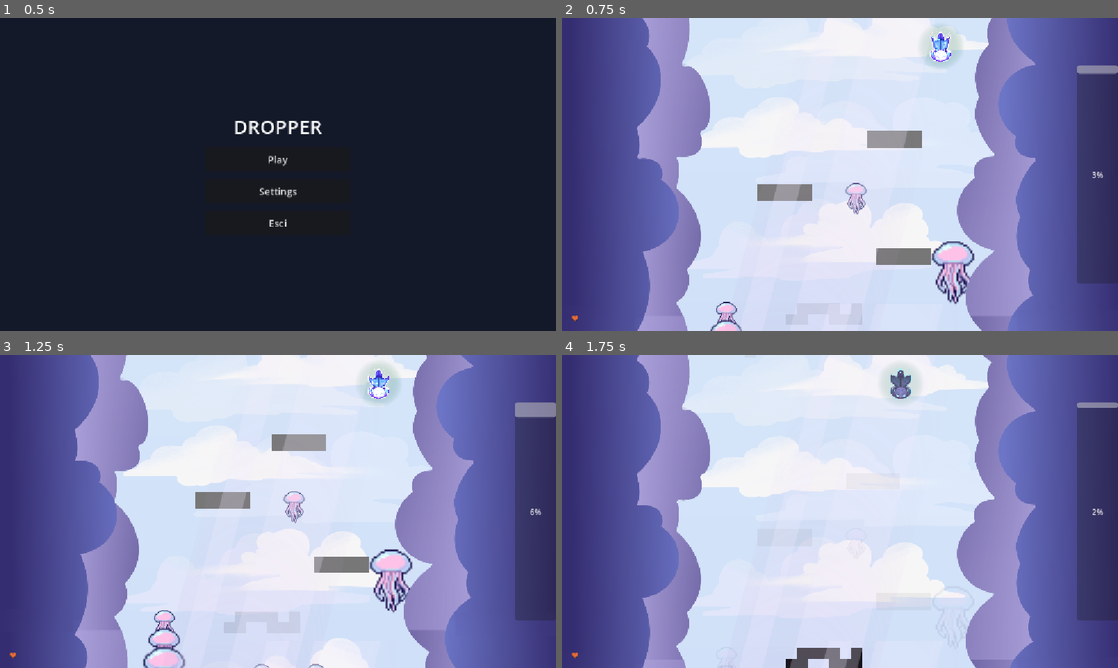
Above: before the commit, frames 1-4 (two rows, left to right).
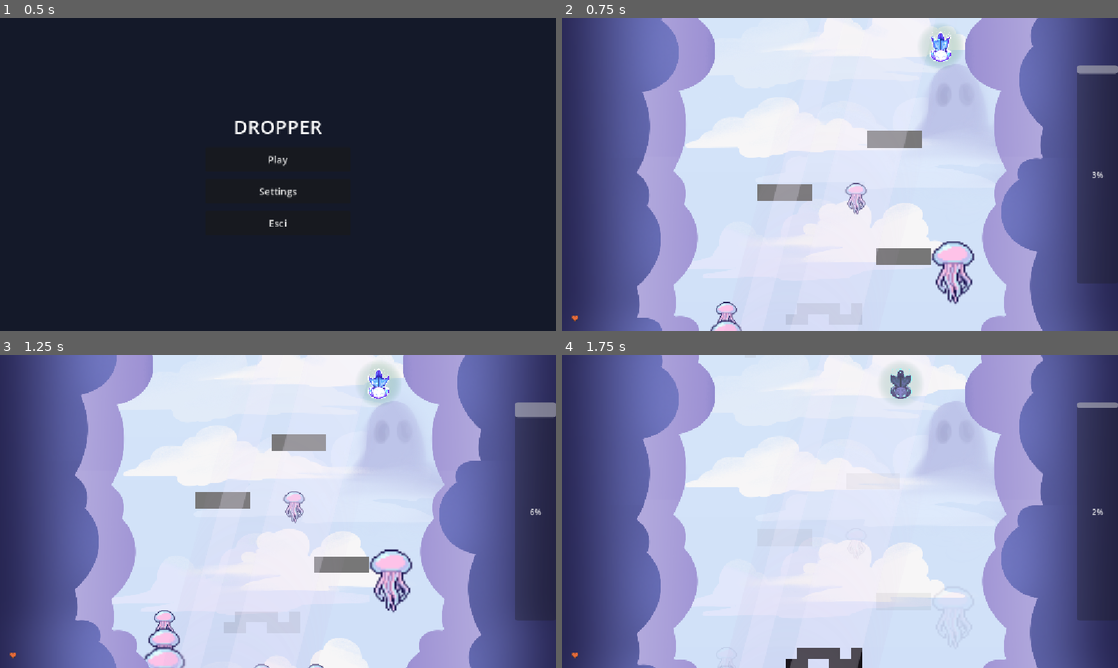
Above: after the commit, the same moments.

Repository: crissoll/Fail-Safe-Game-Jam
Game: Godot game, scene res://scenes/home_menu.tscn
Two runs of this game, one before a commit and one after it. Both use one fixed random seed, a clock stepped at 60 frames per second and the inputs below.
Inputs:
- Up to frame 1 (0.5 s): no input
- Up to frame 2 (0.75 s): click "Play" at 0.5 s
- Up to frame 3 (1.25 s): no input
- Up to frame 4 (1.75 s): tap Enter (reset_level) at 1.25 s; hold D (right) from 1.28 s (still down); tap Space (switch_dimension) at 1.35 s

Frame 1 is identical in both runs. In frame 2, 18% of the frame differs, in the area x 0-100%, y 0-100%; in frame 3, 18%; in frame 4, 19%.

Commit message:
Added monster, fixed wall seams

Diff:
--- a/first-prototype----dropper-/scenes/background.tscn
+++ b/first-prototype----dropper-/scenes/background.tscn
@@ -1,10 +1,11 @@
 [gd_scene format=3 uid="uid://cvf36xsuide6q"]
 
 [ext_resource type="Texture2D" uid="uid://khkgk0x540ty" path="res://assets/CloudsBack.png" id="1_wisxt"]
+[ext_resource type="Texture2D" uid="uid://ckyj8t7u7lxc5" path="res://assets/monster.png" id="2_1tmhi"]
 [ext_resource type="Texture2D" uid="uid://dplbkke0neg0l" path="res://assets/CloudsFront.png" id="2_wax1t"]
-[ext_resource type="Texture2D" uid="uid://uoob500h80mv" path="res://assets/WallsBack.png" id="3_1tmhi"]
-[ext_resource type="Texture2D" uid="uid://dmkxi0hc5wkbt" path="res://assets/WallsFront.png" id="4_l5f8m"]
+[ext_resource type="Texture2D" uid="uid://kmmgejp26mfm" path="res://assets/WallsBL.png" id="4_l5f8m"]
 [ext_resource type="Texture2D" uid="uid://c2hwc7h6v1ua" path="res://assets/Light.png" id="5_6vm3t"]
+[ext_resource type="Texture2D" uid="uid://bicdftpepfcpv" path="res://assets/WallsFrontL.png" id="5_8efq7"]
 
 [sub_resource type="Gradient" id="Gradient_1yjtr"]
 colors = PackedColorArray(0.8352941, 0.8980392, 0.9764706, 1, 0.67058825, 0.7372549, 0.9411765, 1)
@@ -38,6 +39,14 @@
 scale = Vector2(0.34852433, 0.3510802)
 texture = ExtResource("1_wisxt")
 
+[node name="ParallaxLayer3" type="ParallaxLayer" parent="ParallaxBackground3" unique_id=827258641]
+motion_scale = Vector2(1, 0)
+
+[node name="Sprite2D" type="Sprite2D" parent="ParallaxBackground3/ParallaxLayer3" unique_id=723888116]
+position = Vector2(-1.5000029, 185)
+scale = Vector2(0.34852433, 0.3510802)
+texture = ExtResource("2_1tmhi")
+
 [node name="ParallaxLayer2" type="ParallaxLayer" parent="ParallaxBackground3" unique_id=1419573344]
 motion_scale = Vector2(1, 0.3)
 motion_mirroring = Vector2(0, 465.69)
@@ -57,7 +66,7 @@
 [node name="Sprite2D" type="Sprite2D" parent="ParallaxBackground/ParallaxLayer" unique_id=1288392435]
 position = Vector2(0, 436)
 scale = Vector2(0.363, 0.364)
-texture = ExtResource("3_1tmhi")
+texture = ExtResource("4_l5f8m")
 
 [node name="ParallaxLayer2" type="ParallaxLayer" parent="ParallaxBackground" unique_id=719228116]
 motion_scale = Vector2(1, 1.2)
@@ -66,11 +75,10 @@
 [node name="Sprite2D" type="Sprite2D" parent="ParallaxBackground/ParallaxLayer2" unique_id=485829622]
 position = Vector2(0, 436)
 scale = Vector2(0.363, 0.364)
-texture = ExtResource("4_l5f8m")
+texture = ExtResource("5_8efq7")
 
 [node name="ParallaxLayer3" type="ParallaxLayer" parent="ParallaxBackground" unique_id=2098930633]
 motion_scale = Vector2(1, 0)
-motion_mirroring = Vector2(0, 465.69)
 
 [node name="Sprite2D" type="Sprite2D" parent="ParallaxBackground/ParallaxLayer3" unique_id=1462990843]
 position = Vector2(-19.429943, 256.17993)
Binary file added: first-prototype----dropper-/assets/WallsBL.png
Not shown, added: first-prototype----dropper-/assets/WallsBL.png.import
Binary file added: first-prototype----dropper-/assets/WallsFrontL.png
Not shown, added: first-prototype----dropper-/assets/WallsFrontL.png.import
Binary file added: first-prototype----dropper-/assets/monster.png
Not shown, added: first-prototype----dropper-/assets/monster.png.import
